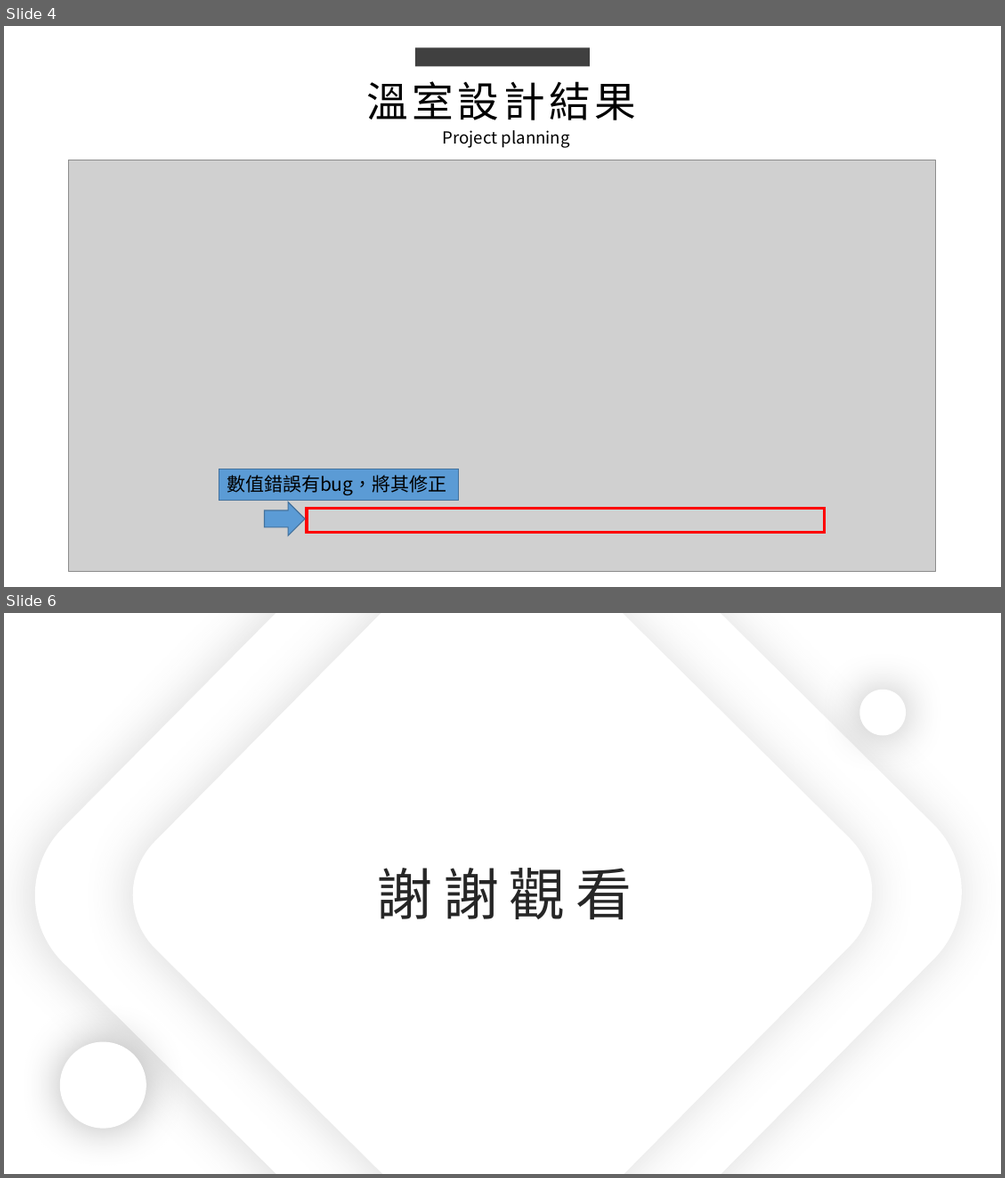
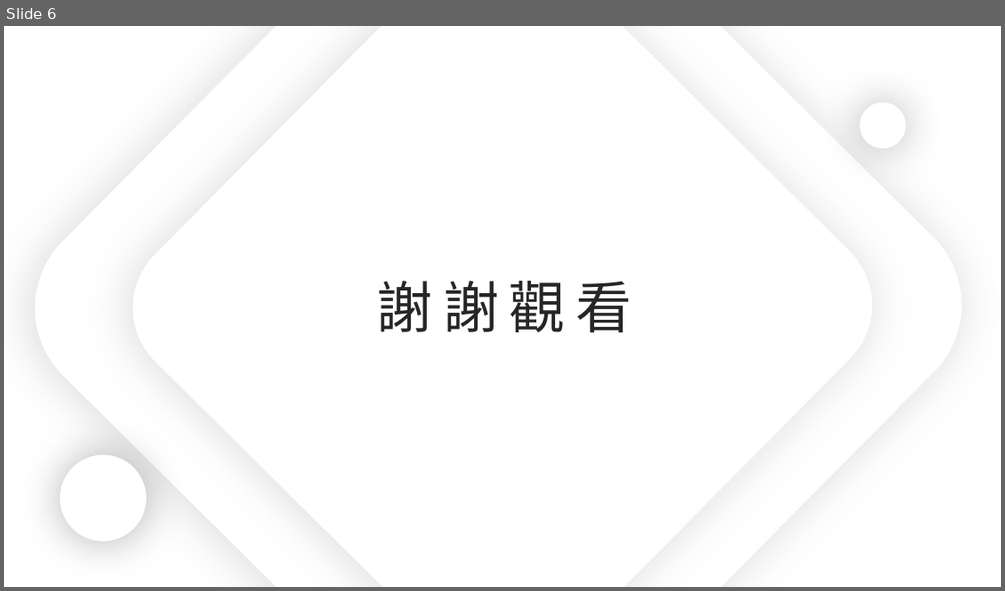
Before and after one commit to king637324/KnowledgeGreenhouseSystem, a slide deck: 工作日報_葉柏漢/2021.09/2021.09.15(加班)~2021.09.16工作日報_葉柏漢.pptx. Shown one above the other, each under a label of ours: slides 4 and 6 before the commit, slide 6 after it; the slides between them are not shown. The pictures are 1005x1178 and 1005x591 pixels, drawn with LibreOffice and Linux fonts; fonts in the diff are those of the drawing; grey boxes stand for pictures. Boxes give left, top, right and bottom in pixels: in the first picture for what was removed or moved away, otherwise in the second. Text is boxed around its words. In the diff, an @@ line names an element or a change of style, - is before the commit and + after.

```diff
--- a/工作日報_葉柏漢/2021.09/2021.09.15(加班)~2021.09.16工作日報_葉柏漢.pptx
+++ b/工作日報_葉柏漢/2021.09/2021.09.15(加班)~2021.09.16工作日報_葉柏漢.pptx
@@ slide 4 removed at (4, 26, 1001, 587), background #FFFFFF @@
@@ rectangle removed at (415, 47, 590, 66) @@
@@ text removed at (366, 81, 636, 120) @@
-溫室設計結果
@@ text removed at (443, 130, 570, 148) @@
-Project planning
@@ picture removed at (69, 160, 936, 572) @@
@@ rectangle removed at (219, 468, 459, 500) @@
@@ text removed at (226, 475, 447, 495) @@
-數值錯誤有bug，將其修正
@@ right arrow removed at (264, 501, 305, 535) @@
@@ rectangle removed at (307, 508, 825, 532) @@
```
Also in this commit, not shown: 2 slides changed, 3 slides added, 2 other slides removed, 9 other files.
